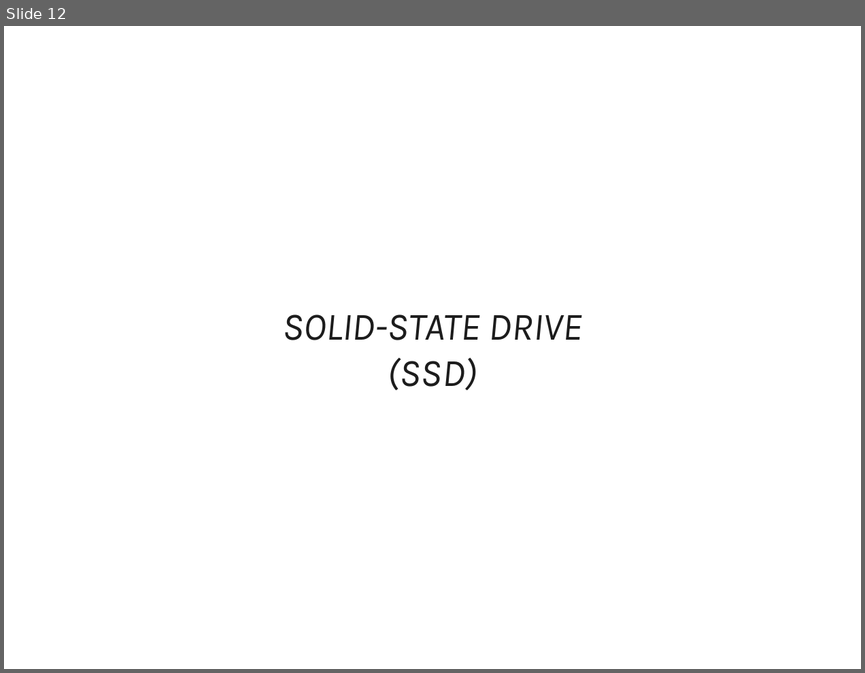
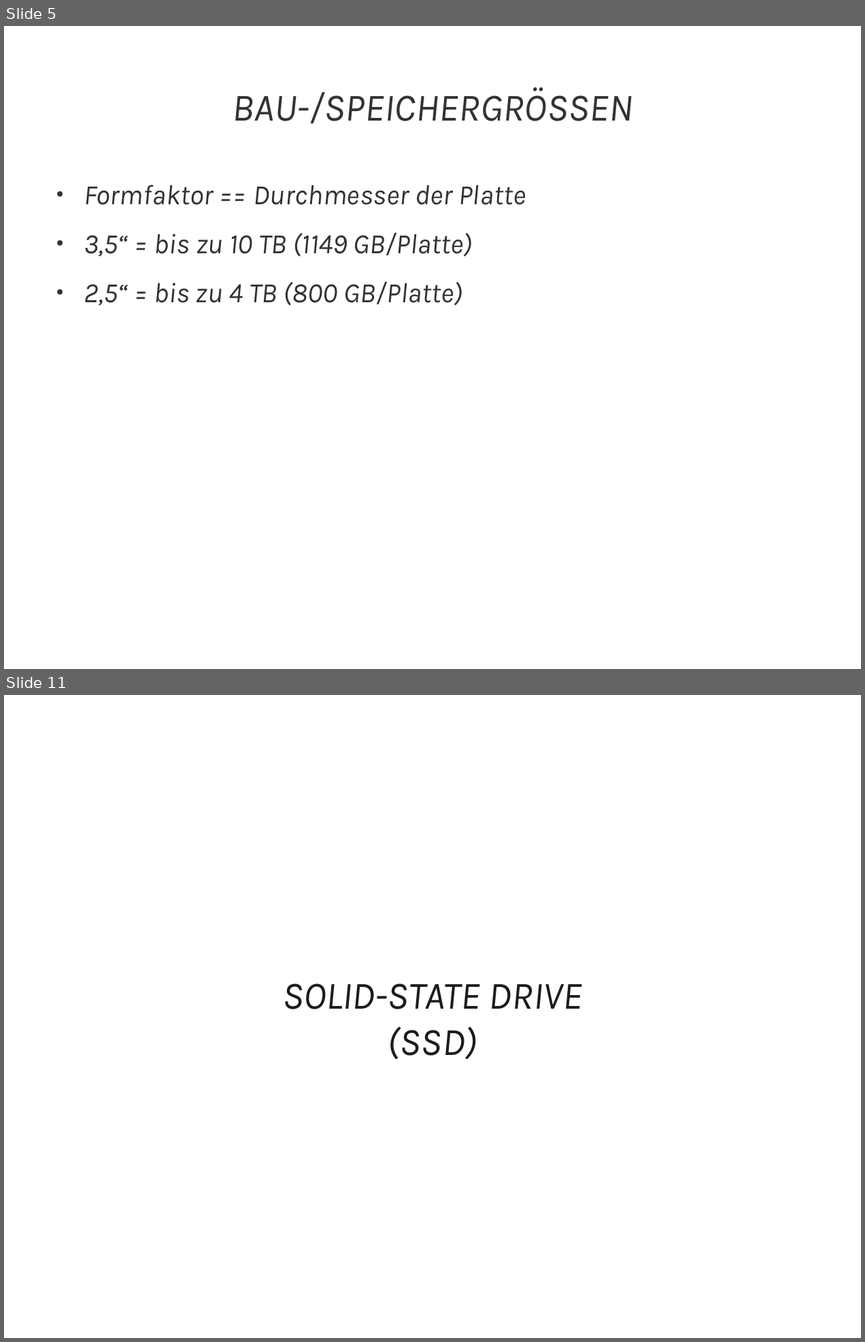
Before and after one commit to JMFootBallPlyr/Hard-drive-system-, a slide deck: WRK/presents/01 - types of drives/types of drives.odp. Shown one above the other, each under a label of ours: slide 12 before the commit, slides 5 and 11 after it; the slides between them are not shown. The pictures are 865x673 and 865x1342 pixels, drawn with LibreOffice and Linux fonts; fonts in the diff are those of the drawing. Boxes give left, top, right and bottom in pixels: in the first picture for what was removed or moved away, otherwise in the second. Text is boxed around its words. In the diff, an @@ line names an element or a change of style, - is before the commit and + after.

```diff
--- a/WRK/presents/01 - types of drives/types of drives.odp
+++ b/WRK/presents/01 - types of drives/types of drives.odp
@@ slide 5 added at [4, 26, 861, 669], background #FFFFFF @@
@@ title added at [232, 87, 632, 123], 36 pt, text #333333, italic @@
+BAU-/SPEICHERGRÖSSEN
@@ text added at [84, 184, 526, 305], 26 pt, text #333333, italic @@
+● Formfaktor == Durchmesser der Platte
+● 3,5“ = bis zu 10 TB (1149 GB/Platte)
+● 2,5“ = bis zu 4 TB (800 GB/Platte)
@@ what was slide 12 is now slide 11 @@
```
Also in this commit, not shown: 4 slides changed, 22 other slides added, 23 slides removed, 7 other files.
